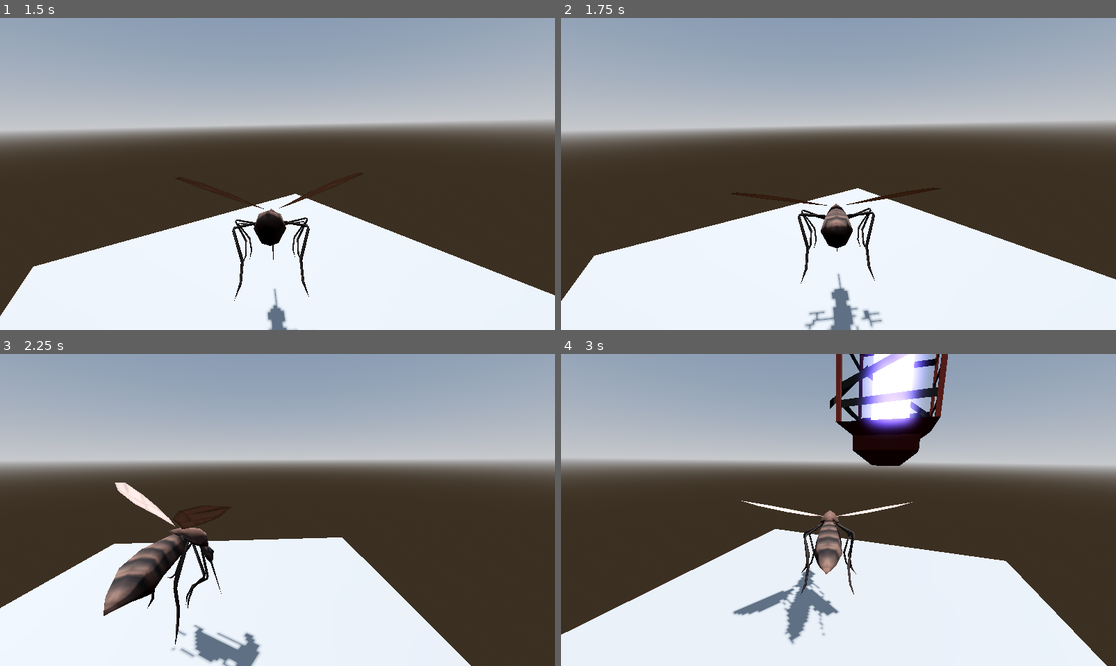
Above: before the commit, frames 1-4 (two rows, left to right).
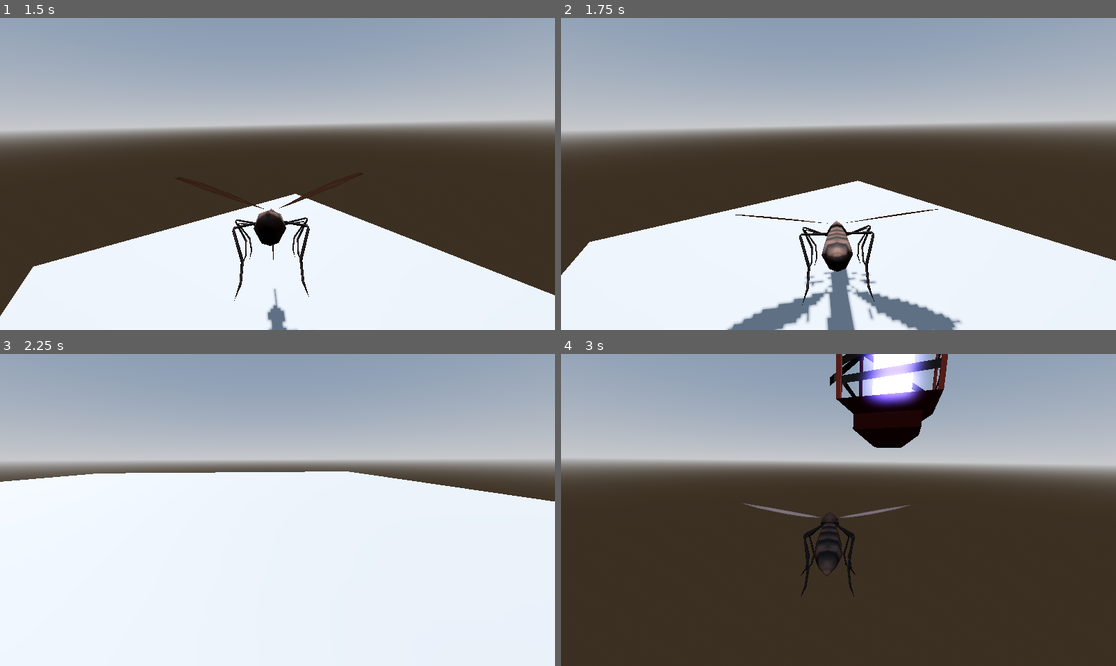
Above: after the commit, the same moments.

Repository: MaxRomagnoli/GGJ25
Game: Godot game, scene res://scenes/Game.tscn
Same seed, same stepped clock (60 frames per second), same inputs: the game is played once before the commit and once after it.
Inputs (mouse positions are in pixels of both pictures, inside the frame that each line leads up to):
- Up to frame 1 (1.5 s): tap Enter (ui_accept) at 0.5, 0.77 s; move the mouse to (399, 158) at 0.52 s; hold D (move_right) 0.53-1.28 s; hold F 0.53-1.28 s; click (399, 158) at 0.67 s; move the mouse to (166, 189) at 1.27 s; hold S (move_down) from 1.28 s (still down); tap Q at 1.35 s
- Up to frame 2 (1.75 s): keep holding S (move_down); tap Enter (ui_accept) at 1.52 s
- Up to frame 3 (2.25 s): move the mouse to (333, 441) at 2.02 s; release S (move_down) at 2.03 s; hold D (move_right) from 2.03 s (still down); hold F from 2.03 s (still down)
- Up to frame 4 (3 s): move the mouse to (810, 572) at 2.77 s; release D (move_right) at 2.78 s; release F at 2.78 s; hold Space (move_forward) from 2.78 s (still down); tap Q at 2.85 s; click (810, 572) at 2.92 s

Frame 1 is identical in both runs. In frame 2, 8.8% of the frame differs, in the area x 0-100%, y 52-100%; in frame 3, 36%, in the area x 0-100%, y 37-100%; in frame 4, 34%.

Commit message:
added killzone and music structure

Diff:
--- /dev/null
+++ b/default_bus_layout.tres
@@ -0,0 +1,15 @@
+[gd_resource type="AudioBusLayout" format=3 uid="uid://bfuph62ghvyyb"]
+
+[resource]
+bus/1/name = &"Music"
+bus/1/solo = false
+bus/1/mute = false
+bus/1/bypass_fx = false
+bus/1/volume_db = -11.9576
+bus/1/send = &"Master"
+bus/2/name = &"SFX"
+bus/2/solo = false
+bus/2/mute = false
+bus/2/bypass_fx = false
+bus/2/volume_db = 0.0
+bus/2/send = &"Master"
--- a/project.godot
+++ b/project.godot
@@ -18,6 +18,7 @@
 [autoload]
 
 PhantomCameraManager="*res://addons/phantom_camera/scripts/managers/phantom_camera_manager.gd"
+Music="*res://scenes/music.tscn"
 
 [display]
 
--- a/scenes/Game.tscn
+++ b/scenes/Game.tscn
@@ -58,7 +58,7 @@
 
 [node name="Camera3D" type="Camera3D" parent="."]
 physics_interpolation_mode = 2
-transform = Transform3D(-0.999853, -0.00539928, -0.0162874, -0.0087824, 0.97648, 0.215431, 0.0147412, 0.215543, -0.976383, 0, 3.98171, -4)
+transform = Transform3D(-0.996898, 0.0696424, -0.0366693, 0.0602283, 0.974929, 0.21421, 0.050668, 0.211337, -0.976099, 0, 3.98171, -4)
 current = true
 
 [node name="PhantomCameraHost" type="Node" parent="Camera3D"]
--- a/scenes/ammazzazanzare.tscn
+++ b/scenes/ammazzazanzare.tscn
@@ -1,8 +1,17 @@
-[gd_scene load_steps=2 format=3 uid="uid://caa3j1qu70bff"]
+[gd_scene load_steps=4 format=3 uid="uid://caa3j1qu70bff"]
 
 [ext_resource type="PackedScene" uid="uid://km1usmso05ey" path="res://assets/enemies/bug_zapper.glb" id="1_c8e3l"]
+[ext_resource type="PackedScene" uid="uid://csap6fp8mp1ss" path="res://scenes/killzone.tscn" id="2_2a5yc"]
+
+[sub_resource type="BoxShape3D" id="BoxShape3D_1qg8x"]
 
 [node name="Ammazzazanzare" type="Node3D"]
 
 [node name="bug_zapper" parent="." instance=ExtResource("1_c8e3l")]
 transform = Transform3D(100, 0, 0, 0, 100, 0, 0, 0, 100, 0, 0, 0)
+
+[node name="Killzone" parent="." instance=ExtResource("2_2a5yc")]
+
+[node name="CollisionShape3D" type="CollisionShape3D" parent="Killzone"]
+transform = Transform3D(20, 0, 0, 0, 40, 0, 0, 0, 20, 0, 7, 0)
+shape = SubResource("BoxShape3D_1qg8x")
--- /dev/null
+++ b/scenes/killzone.tscn
@@ -0,0 +1,11 @@
+[gd_scene load_steps=2 format=3 uid="uid://csap6fp8mp1ss"]
+
+[ext_resource type="Script" path="res://scripts/killzone.gd" id="1_xq600"]
+
+[node name="Killzone" type="Area3D"]
+script = ExtResource("1_xq600")
+
+[node name="Timer" type="Timer" parent="."]
+
+[connection signal="body_entered" from="." to="." method="_on_body_entered"]
+[connection signal="timeout" from="Timer" to="." method="_on_timer_timeout"]
--- /dev/null
+++ b/scenes/music.tscn
@@ -0,0 +1,5 @@
+[gd_scene format=3 uid="uid://iw4j25yfyv5d"]
+
+[node name="Music" type="AudioStreamPlayer3D"]
+autoplay = true
+bus = &"Music"
--- a/scenes/player.tscn
+++ b/scenes/player.tscn
@@ -6,6 +6,7 @@
 [sub_resource type="SphereShape3D" id="SphereShape3D_wbx2o"]
 
 [node name="Player" type="RigidBody3D"]
+collision_mask = 2
 script = ExtResource("1_qk5w2")
 
 [node name="CollisionShape3D" type="CollisionShape3D" parent="."]
--- /dev/null
+++ b/scripts/killzone.gd
@@ -0,0 +1,12 @@
+extends Area3D
+
+@onready var timer: Timer = $Timer
+
+func _on_body_entered(body) -> void:
+	print("You died!")
+	Engine.time_scale = 0.5
+	timer.start()
+
+func _on_timer_timeout():
+	Engine.time_scale = 1.0
+	get_tree().reload_current_scene()
Not shown, changed: README.md
